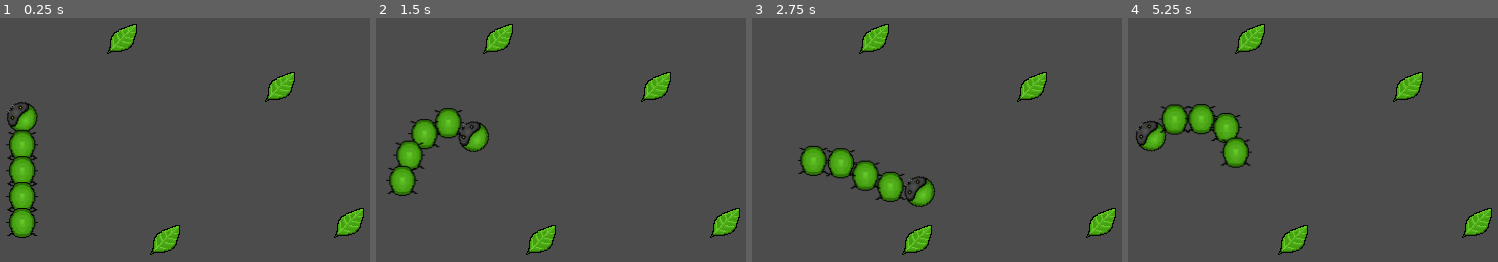
Above: before the commit, frames 1-4 (left to right).
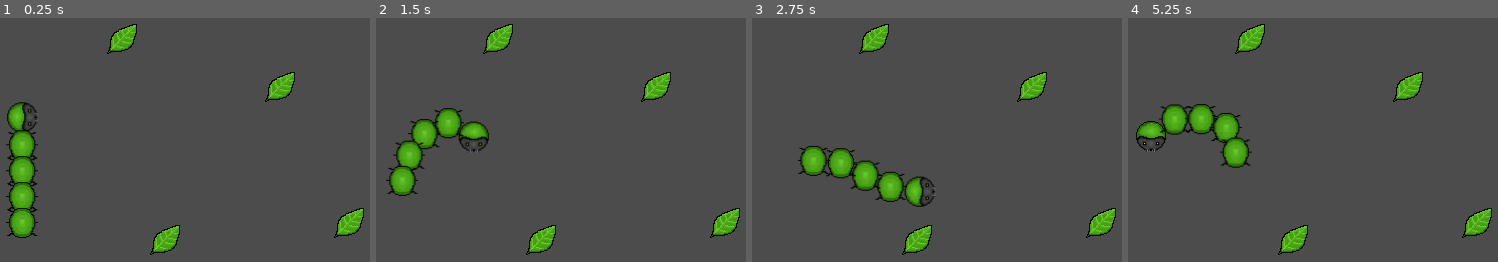
Above: after the commit, the same moments.

Repository: thatnick/grow-grow
Game: Godot game, scene res://scenes/Main.tscn
Same seed, same stepped clock (60 frames per second), same inputs: the game is played once before the commit and once after it.
Inputs:
- Up to frame 1 (0.25 s): no input
- Up to frame 2 (1.5 s): tap Enter at 0.5 s; hold Right (ui_right) 0.53-1.28 s; hold Down (ui_down) from 1.28 s (still down)
- Up to frame 3 (2.75 s): release Down (ui_down) at 2.03 s; hold Right (ui_right) from 2.03 s (still down)
- Up to frame 4 (5.25 s): release Right (ui_right) at 2.78 s; hold Up (ui_up) 2.78-3.53 s; hold Left (ui_left) 3.53-5.03 s; hold Down (ui_down) from 5.03 s (still down)

The runs differ from the first frame. In frame 1, 0.6% of the frame differs, in the area x 1-11%, y 34-47%; in frame 2, 0.6%; in frame 3, 0.6%; in frame 4, 0.6%.

Commit message:
Fix head rotation bug

Diff:
--- a/scripts/Head.gd
+++ b/scripts/Head.gd
@@ -8,7 +8,6 @@
 	velocity.x = Input.get_action_strength("ui_right") - Input.get_action_strength("ui_left")
 	velocity.y = Input.get_action_strength("ui_down") - Input.get_action_strength("ui_up")
 
-	direction = position + velocity
-	look_at(direction)
-	print(direction)
+
+	set_rotation(velocity.angle())
 	velocity = move_and_slide(velocity.normalized() * SPEED)
